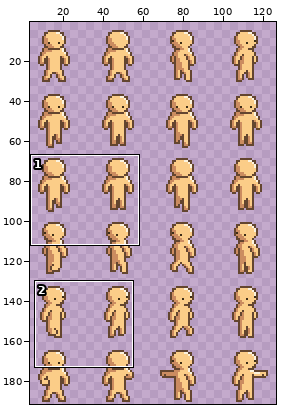
Edited in one commit: sprite sheet (Assets/Content/Races/human_light/human_light.png). Above, an overview of the earlier version with the close-up marked.
Close-up. The starting point:
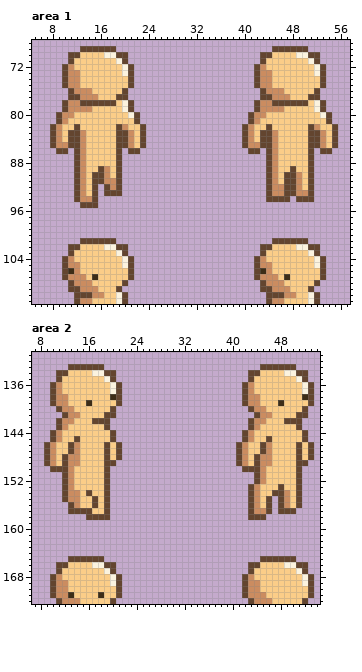
The file is 128x192 pixels. Shown: area 1: x 5..57, y 68..111; area 2: x 7..54, y 131..172. The wide view leaves out empty margins. The commit also changed other parts of the picture, which this record leaves out.
After:
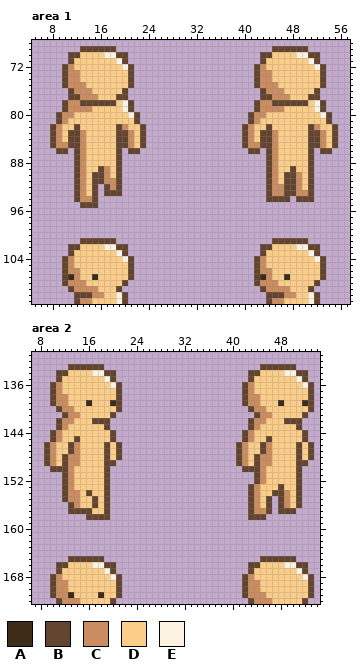
Palette (. is transparent): A #3d2d17  B #63452f  C #cb8c60  D #fbcd88  E #fbf3df
Changes in this commit:
{"where": "area 1"}
{"y":73,"x":20,"old":"E","new":"D"}
{"y":73,"x":52,"old":"E","new":"D"}
{"y":75,"x":13,"old":"D","new":"C"}
{"y":75,"x":45,"old":"D","new":"C"}
{"y":105,"x":12,"old":"C","new":"D"}
{"y":105,"x":20,"old":"E","new":"D"}
{"y":105,"x":44,"old":"C","new":"D"}
{"y":105,"x":52,"old":"E","new":"D"}
{"y":106,"x":11,"old":"A","new":"C"}
{"y":106,"x":43,"old":"A","new":"C"}
{"y":107,"x":11,"old":"C","new":"A"}
{"y":107,"x":13,"old":"C","new":"D"}
{"y":107,"x":43,"old":"C","new":"A"}
{"y":107,"x":45,"old":"C","new":"D"}
{"y":108,"x":10,"old":".B","new":"BC"}
{"y":108,"x":14,"old":"C","new":"D"}
{"y":108,"x":42,"old":".B","new":"BC"}
{"y":108,"x":46,"old":"C","new":"D"}
{"y":109,"x":12,"old":"B","new":"C"}
{"y":109,"x":44,"old":"B","new":"C"}
{"where": "area 2"}
{"y":137,"x":20,"old":"E","new":"D"}
{"y":137,"x":52,"old":"E","new":"D"}
{"y":138,"x":20,"old":"A","new":"D"}
{"y":138,"x":52,"old":"A","new":"D"}
{"y":139,"x":20,"old":"D","new":"A"}
{"y":139,"x":52,"old":"D","new":"A"}
{"y":140,"x":20,"old":"B.","new":"DB"}
{"y":140,"x":52,"old":"B.","new":"DB"}
{"y":141,"x":19,"old":"B","new":"D"}
{"y":141,"x":51,"old":"B","new":"D"}
{"y":169,"x":20,"old":"E","new":"D"}
{"y":169,"x":52,"old":"E","new":"D"}
